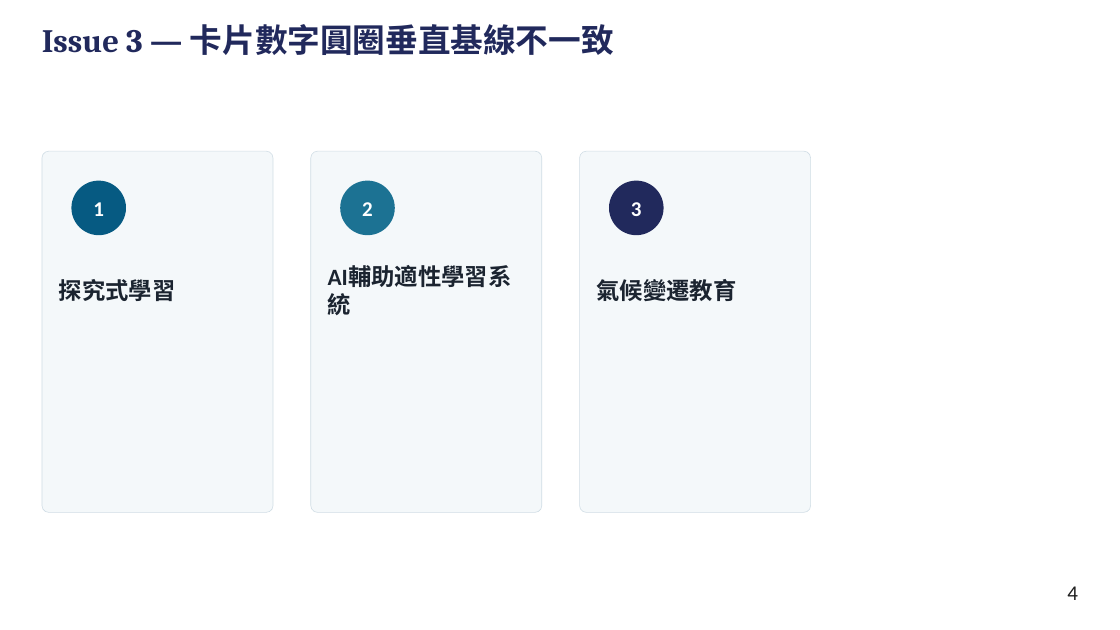
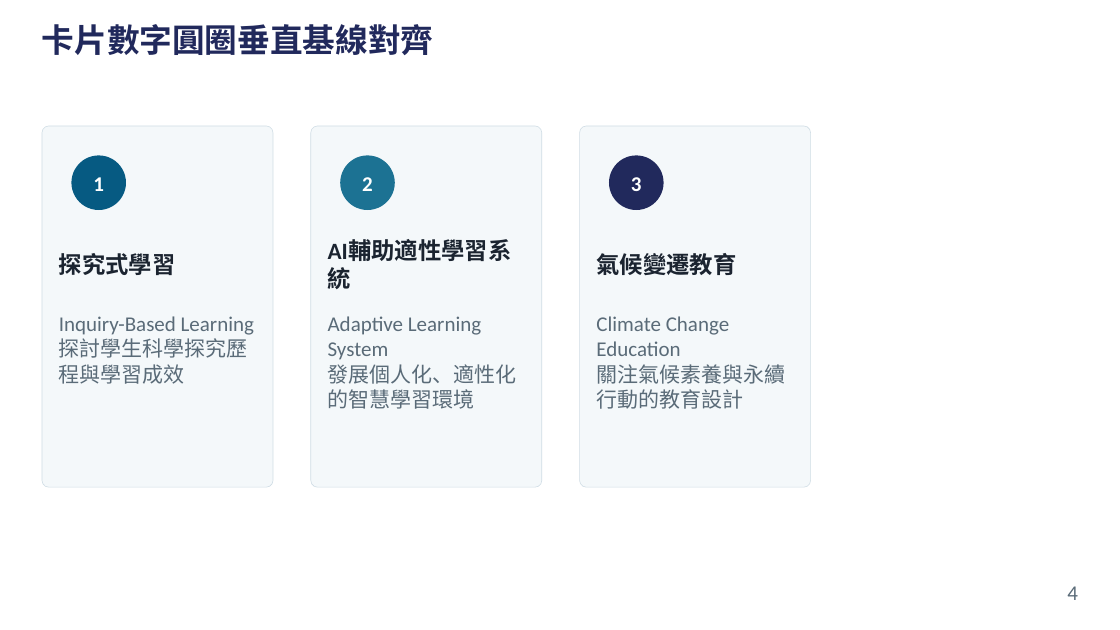
Before and after one commit to billlingsley/storage, a slide deck: slide 4 of out/41411005E_林俊緯_隨堂測驗1.pptx. Drawn at 1120x630 pixels with LibreOffice and Linux fonts; fonts in the diff are those of the drawing. Boxes give left, top, right and bottom in pixels: in the first picture for what was removed or moved away, otherwise in the second. Text is boxed around its words. In the diff, an @@ line names an element or a change of style, - is before the commit and + after.

```diff
--- a/out/41411005E_林俊緯_隨堂測驗1.pptx
+++ b/out/41411005E_林俊緯_隨堂測驗1.pptx
@@ text at <box>42,24,433,55</box>: text changed @@
-Issue 3 — 卡片數字圓圈垂直基線不一致
+卡片數字圓圈垂直基線對齊
@@ 6 texts, 3 rounded rectangles, 3 ellipses: place and size @@
-6 texts, 3 rounded rectangles, 3 ellipses at <box>42,151,811,513</box>
+6 texts, 3 rounded rectangles, 3 ellipses at <box>42,126,811,487</box>
@@ text added at <box>59,316,254,384</box>, 18 pt, text #5A6B78 @@
+Inquiry-Based Learning
+探討學生科學探究歷程與學習成效
@@ text added at <box>328,316,517,409</box>, 18 pt, text #5A6B78 @@
+Adaptive Learning System
+發展個人化、適性化的智慧學習環境
@@ text added at <box>596,316,785,409</box>, 18 pt, text #5A6B78 @@
+Climate Change Education
+關注氣候素養與永續行動的教育設計
@@ text "4" at <box>1067,586,1078,600</box>: text colour #1F1F1F to #5A6B78 @@
```
Also in this commit, not shown: 5 other slides changed.
